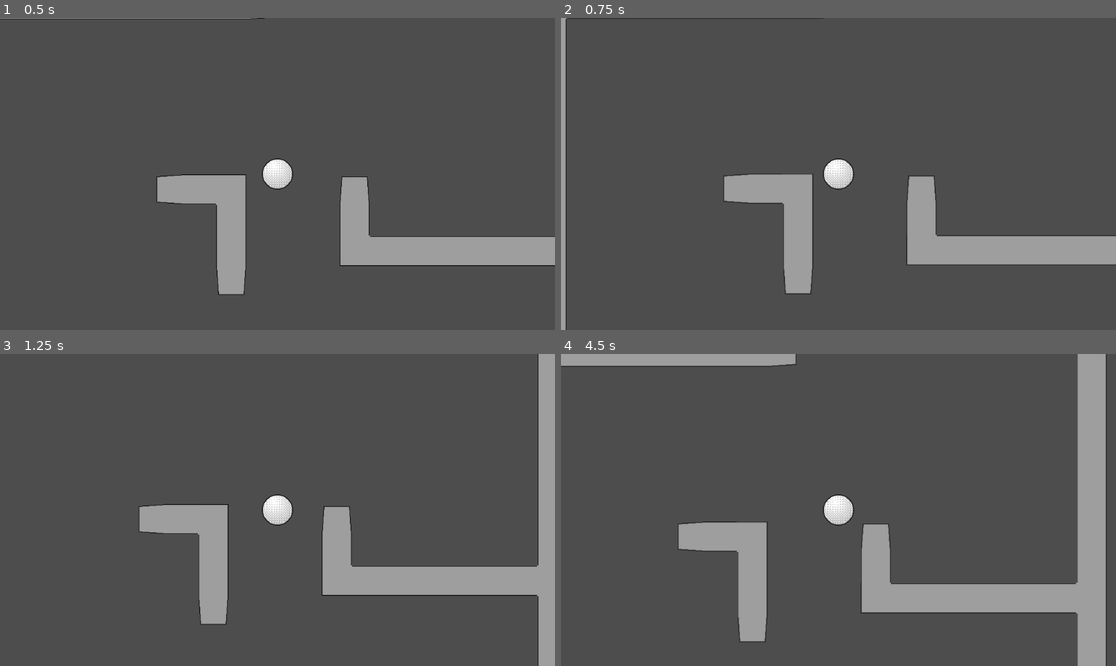
Above: before the commit, frames 1-4 (two rows, left to right).
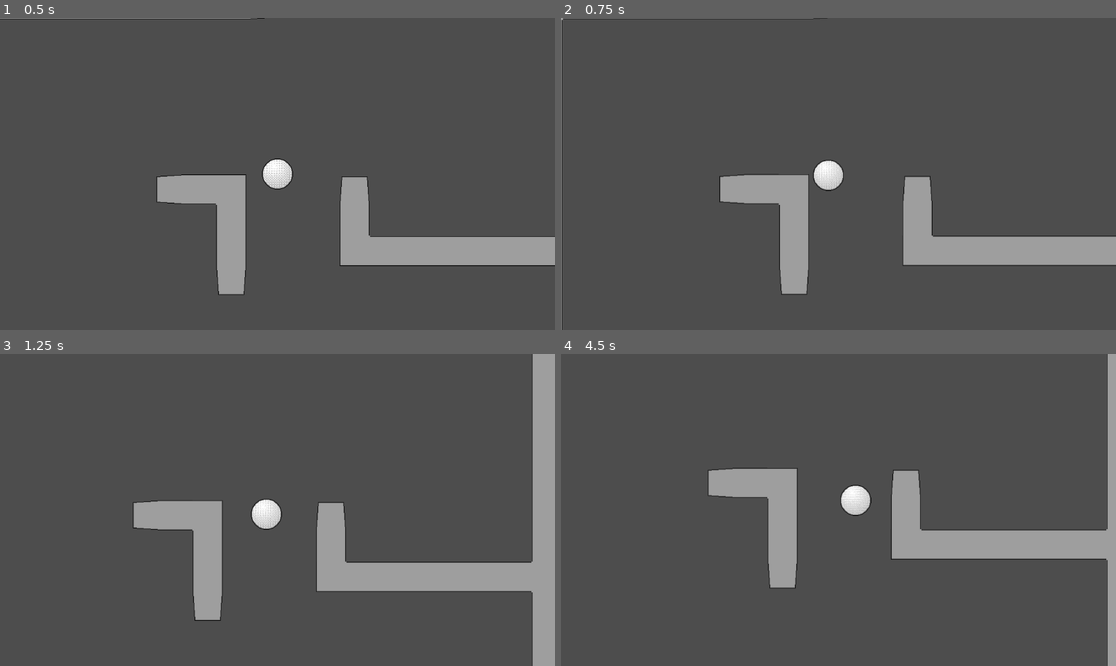
Above: after the commit, the same moments.

Repository: EightLimbed/physics-golf
Game: Godot game, scene res://Game.tscn
The game is run twice, just before and just after one commit, with the same random seed, the same clock (stepped at 60 frames per second) and the same inputs.
Inputs (mouse positions are in pixels of both pictures, inside the frame that each line leads up to):
- Up to frame 1 (0.5 s): no input
- Up to frame 2 (0.75 s): tap Enter at 0.5 s; move the mouse to (960, 158) at 0.52 s; click (960, 158) at 0.6 s
- Up to frame 3 (1.25 s): no input
- Up to frame 4 (4.5 s): move the mouse to (727, 525) at 1.27 s; click (727, 525) at 1.35 s; move the mouse to (894, 441) at 2.02 s; click (894, 441) at 2.1 s; move the mouse to (810, 572) at 2.77 s; click (810, 572) at 2.85 s; move the mouse to (1005, 556) at 3.52 s; click (1005, 556) at 3.6 s; move the mouse to (672, 463) at 4.27 s; click (672, 463) at 4.35 s

Frame 1 is identical in both runs. In frame 2, 2.9% of the frame differs, in the area x 0-100%, y 0-100%; in frame 3, 4.5%; in frame 4, 23%.

Commit message:
Started Arrows

Diff:
--- a/Ball.gd
+++ b/Ball.gd
@@ -7,12 +7,12 @@
 	pass # Replace with function body.
 
 # Called every frame. 'delta' is the elapsed time since the previous frame.
-func _process(delta: float) -> void:
+func _process(_delta: float) -> void:
 	pass
 
 func _input(event: InputEvent) -> void:
 	if event.is_action_released("Launch"):
-		apply_central_impulse(-get_local_mouse_position())
+		apply_central_impulse(-get_local_mouse_position()*2)
 
 func _on_body_entered(_body: Node) -> void:
 	game.vectors.append(position)
--- a/Game.tscn
+++ b/Game.tscn
@@ -8,9 +8,11 @@
 script = ExtResource("1_u44n3")
 
 [node name="Ball" parent="." instance=ExtResource("1_wbfu4")]
+linear_damp = 0.5
 
 [node name="Camera2D" type="Camera2D" parent="Ball"]
 visible = false
+position_smoothing_enabled = true
 
 [node name="Map" parent="." instance=ExtResource("2_xkndl")]
 
--- /dev/null
+++ b/VectorDraw.gd
@@ -0,0 +1,7 @@
+extends Node2D
+
+func _ready() -> void:
+	print(cartesian_to_kinematics(Vector2(100,100)))
+
+func cartesian_to_kinematics(vec : Vector2):
+	return str(round(vec.length()))+"m ["+str(round(rad_to_deg(vec.angle())))+"\u00B0]"
--- /dev/null
+++ b/VectorDrawer.tscn
@@ -0,0 +1,10 @@
+[gd_scene load_steps=2 format=3 uid="uid://bgaksstbkgkw8"]
+
+[ext_resource type="Script" uid="uid://4ukmk83lwdbg" path="res://VectorDraw.gd" id="1_al4ha"]
+
+[node name="VectorDrawer" type="Node2D"]
+script = ExtResource("1_al4ha")
+
+[node name="Label" type="Label" parent="."]
+offset_right = 40.0
+offset_bottom = 23.0
Not shown, added: VectorDraw.gd.uid
